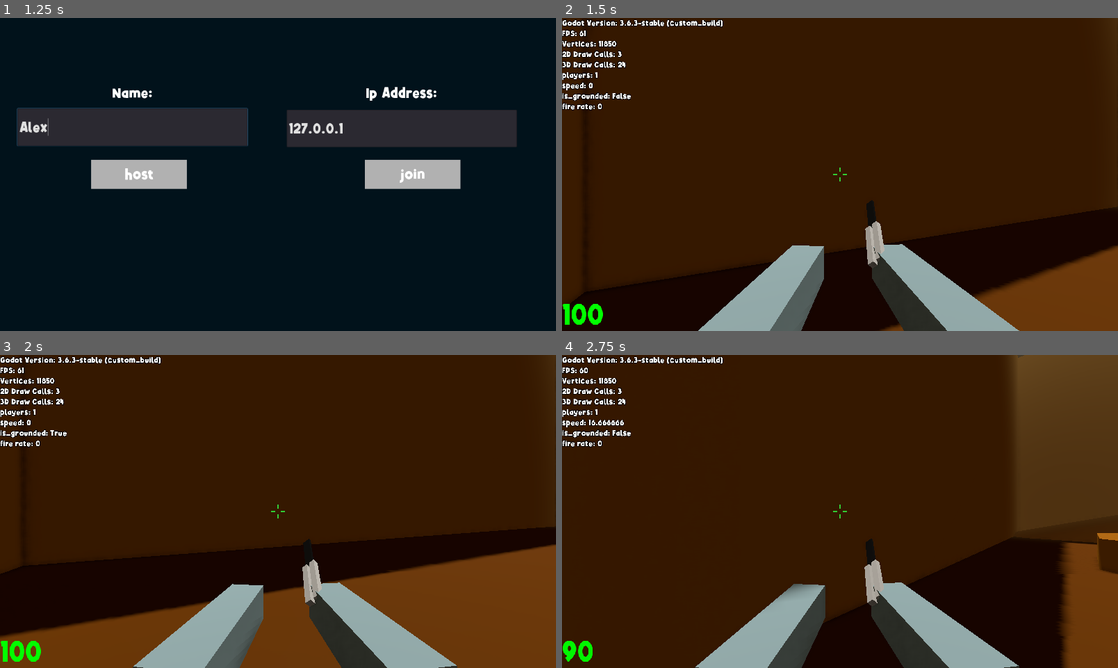
Above: before the commit, frames 1-4 (two rows, left to right).
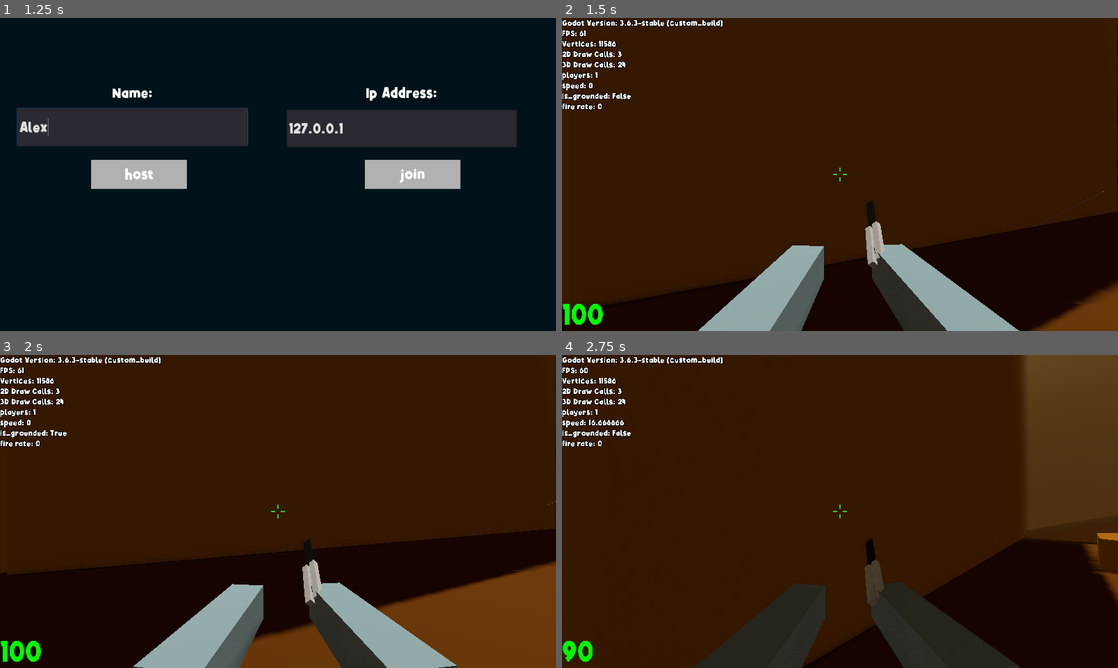
Above: after the commit, the same moments.

Repository: miklaskarjalainen/Togmen
Game: Godot game, scene res://source/scenes/title_screen.tscn
The game is run twice, just before and just after one commit, with the same random seed, the same clock (stepped at 60 frames per second) and the same inputs.
Inputs (mouse positions are in pixels of both pictures, inside the frame that each line leads up to):
- Up to frame 1 (1.25 s): click (133, 127) at 0.52 s; type "Alex" at 0.6 s
- Up to frame 2 (1.5 s): click "host" at 1.25 s
- Up to frame 3 (2 s): no input
- Up to frame 4 (2.75 s): move the mouse to (867, 511) at 2.02 s; hold W (forwards) from 2.03 s (still down); tap G (hurt) at 2.1 s; tap Space (jump) at 2.27 s

Frame 1 is identical in both runs. In frame 2, 5.9% of the frame differs, in the area x 1-100%, y 6-100%; in frame 3, 9.8%; in frame 4, 11%, in the area x 7-100%, y 0-100%.

Commit message:
baked lightning

Diff:
--- a/assets/props/barrel/barrel.tscn
+++ b/assets/props/barrel/barrel.tscn
@@ -370,6 +370,7 @@
 [node name="barrel" type="StaticBody"]
 
 [node name="aeddced2-e0d7-30d6-78f9-020b4a0afd64" type="MeshInstance" parent="."]
+use_in_baked_light = true
 mesh = SubResource( 1 )
 material/0 = null
 material/1 = null
@@ -379,6 +380,7 @@
 
 [node name="d048dddb-bbbb-bf39-1a21-daf8e28751d3" type="MeshInstance" parent="."]
 transform = Transform( 0.857167, 0, 0.515038, 0, 1, 0, -0.515038, 0, 0.857167, 0.0375, 0.634375, 0.1125 )
+use_in_baked_light = true
 mesh = SubResource( 5 )
 material/0 = null
 material/1 = null
@@ -388,6 +390,7 @@
 material/5 = null
 
 [node name="a741005a-ad6c-8bfd-953e-062d207e20a2" type="MeshInstance" parent="."]
+use_in_baked_light = true
 mesh = SubResource( 6 )
 material/0 = null
 material/1 = null
@@ -396,6 +399,7 @@
 material/4 = null
 
 [node name="6241056b-3699-8895-322f-ece14ac374bc" type="MeshInstance" parent="."]
+use_in_baked_light = true
 mesh = SubResource( 7 )
 material/0 = null
 material/1 = null
@@ -404,6 +408,7 @@
 material/4 = null
 
 [node name="73b68e1b-58bf-d377-6e22-e240a98aaaef" type="MeshInstance" parent="."]
+use_in_baked_light = true
 mesh = SubResource( 8 )
 material/0 = null
 material/1 = null
@@ -412,6 +417,7 @@
 material/4 = null
 
 [node name="ac1e5015-1119-ef95-6400-d362f01bef74" type="MeshInstance" parent="."]
+use_in_baked_light = true
 mesh = SubResource( 9 )
 material/0 = null
 
--- a/assets/props/ship_container/ship_container.tscn
+++ b/assets/props/ship_container/ship_container.tscn
@@ -84,25 +84,30 @@
 
 [node name="8ffa5127-1c6c-c92d-fbd4-5799d78e85be" type="MeshInstance" parent="."]
 transform = Transform( 0.997564, 0, -0.0697565, 0, 1, 0, 0.0697565, 0, 0.997564, -0.345486, 0.3125, 1.08061 )
+use_in_baked_light = true
 mesh = SubResource( 1 )
 material/0 = null
 
 [node name="29d5abfa-4e82-0d99-1875-4324e367df99" type="MeshInstance" parent="."]
 transform = Transform( 0.996195, 0, 0.0871557, 0, 1, 0, -0.0871557, 0, 0.996195, 0.21875, 0.3125, 1.09375 )
+use_in_baked_light = true
 mesh = SubResource( 2 )
 material/0 = null
 
 [node name="c2bc2447-cf34-7d4c-5881-d7d6691be792" type="MeshInstance" parent="."]
 transform = Transform( 0.976296, 0, 0.21644, 0, 1, 0, -0.21644, 0, 0.976296, -0.34375, 0.3125, -0.34375 )
+use_in_baked_light = true
 mesh = SubResource( 3 )
 material/0 = null
 
 [node name="1e1b1a95-c10f-121b-a622-bbbbc777a9ab" type="MeshInstance" parent="."]
 transform = Transform( 0.991445, 0, -0.130526, 0, 1, 0, 0.130526, 0, 0.991445, 0.21875, 0.3125, -0.34375 )
+use_in_baked_light = true
 mesh = SubResource( 4 )
 material/0 = null
 
 [node name="260a0ce3-836f-58b5-09f6-a5fdef9df205" type="MeshInstance" parent="."]
+use_in_baked_light = true
 mesh = SubResource( 5 )
 material/0 = null
 
--- a/source/worlds/mymap.tscn
+++ b/source/worlds/mymap.tscn
@@ -28,6 +28,7 @@
 
 [node name="floor" type="CSGBox" parent="world"]
 transform = Transform( 1, 0, 0, 0, 1, 0, 0, 0, 1, -44, -6, -22.6076 )
+use_in_baked_light = true
 width = 119.154
 height = 10.0
 depth = 180.425
@@ -38,6 +39,7 @@
 
 [node name="wall18" type="CSGCylinder" parent="world/floor"]
 transform = Transform( -1.5255e-09, -4.36848e-08, 1, -0.999391, 0.0348994, 0, -0.0348994, -0.999391, -4.37114e-08, 48.306, 9, 21.094 )
+use_in_baked_light = true
 operation = 2
 radius = 7.0
 height = 70.0
@@ -45,6 +47,7 @@
 
 [node name="wall" type="CSGBox" parent="world"]
 transform = Transform( 1, 0, 0, 0, 1, 0, 0, 0, 1, -16.5244, 18.6136, 73.5333 )
+use_in_baked_light = true
 width = 54.0
 height = 50.0
 depth = 20.0
@@ -52,6 +55,7 @@
 
 [node name="wall4" type="CSGBox" parent="world"]
 transform = Transform( 0, 0, 1, 0, 1, 0, -1, 0, 0, 20, 18.661, 23 )
+use_in_baked_light = true
 width = 82.0
 height = 50.0
 depth = 20.0
@@ -59,30 +63,35 @@
 
 [node name="wall9" type="CSGCylinder" parent="world"]
 transform = Transform( 0, 0, 1, 0, 1, 0, -1, 0, 0, -19.7619, 1.66103, -3.56031 )
+use_in_baked_light = true
 radius = 12.0
 height = 6.0
 material = ExtResource( 1 )
 
 [node name="wall10" type="CSGCylinder" parent="world"]
 transform = Transform( 0, 0, 1, 0, 1, 0, -1, 0, 0, -19.7619, 19.661, -3.56031 )
+use_in_baked_light = true
 radius = 7.0
 height = 30.0
 material = ExtResource( 1 )
 
 [node name="wall11" type="CSGCylinder" parent="world"]
 transform = Transform( 0, 0, 1, 0, 1, 0, -1, 0, 0, -66.7619, 1.66103, -28.5603 )
+use_in_baked_light = true
 radius = 12.0
 height = 6.0
 material = ExtResource( 1 )
 
 [node name="wall16" type="CSGCylinder" parent="world"]
 transform = Transform( 0, 0, 1, 0, 1, 0, -1, 0, 0, -43.7619, 2.66103, -13.5603 )
+use_in_baked_light = true
 radius = 12.0
 height = 8.0
 material = ExtResource( 1 )
 
 [node name="wall17" type="CSGCylinder" parent="world"]
 transform = Transform( 0, 0, 1, 0, 1, 0, -1, 0, 0, -43.7619, 8.66103, -13.5603 )
+use_in_baked_light = true
 radius = 12.0
 height = 4.0
 cone = true
@@ -90,43 +99,50 @@
 
 [node name="wall12" type="CSGCylinder" parent="world"]
 transform = Transform( 0, 0, 1, 0, 1, 0, -1, 0, 0, -40.694, 0.5, -45.514 )
+use_in_baked_light = true
 radius = 12.0
 height = 3.0
 material = ExtResource( 1 )
 
 [node name="wall13" type="CSGCylinder" parent="world"]
 transform = Transform( 0, 0, 1, 0, 1, 0, -1, 0, 0, -28.694, 0.5, 19.486 )
+use_in_baked_light = true
 radius = 12.0
 height = 3.0
 material = ExtResource( 1 )
 
 [node name="wall14" type="CSGCylinder" parent="world"]
 transform = Transform( 0, 0, 1, -0.965926, 0.258819, 0, -0.258819, -0.965926, 0, 5, 0.599999, 40 )
+use_in_baked_light = true
 radius = 7.0
 height = 58.0
 material = ExtResource( 1 )
 
 [node name="wall15" type="CSGCylinder" parent="world"]
 transform = Transform( 0, 0, 1, -1, -5.96046e-08, 0, 4.47035e-08, -1, 0, 5, 7.6, -14 )
+use_in_baked_light = true
 radius = 7.0
 height = 58.0
 material = ExtResource( 1 )
 
 [node name="wall18" type="CSGCylinder" parent="world"]
 transform = Transform( 0.012989, -0.514158, 0.857597, -0.956525, -0.2563, -0.139173, 0.291359, -0.818506, -0.495134, -12, -1.4, -59 )
+use_in_baked_light = true
 radius = 7.0
 height = 64.0
 material = ExtResource( 1 )
 
 [node name="wall5" type="CSGBox" parent="world"]
 transform = Transform( -0.422618, 0, 0.906308, 0, 1, 0, -0.906308, 0, -0.422618, 1.84344, 18.661, -59.2615 )
+use_in_baked_light = true
 width = 82.0
 height = 50.0
 depth = 20.0
 material = ExtResource( 1 )
 
 [node name="wall6" type="CSGBox" parent="world"]
-transform = Transform( -0.906308, 0, -0.422618, 0, 1, 0, 0.422618, 0, -0.906308, -57.1566, 18.661, -73.2616 )
+transform = Transform( -0.906308, 0, -0.422618, 0, 1, 0, 0.422618, 0, -0.906308, -46.6827, 20.9745, -75.9926 )
+use_in_baked_light = true
 width = 116.0
 height = 50.0
 depth = 20.0
@@ -134,6 +150,7 @@
 
 [node name="wall7" type="CSGBox" parent="world"]
 transform = Transform( 0.422618, 0, -0.906308, 0, 1, 0, 0.906308, 0, 0.422618, -91.4701, 18.661, -10.2616 )
+use_in_baked_light = true
 width = 82.0
 height = 50.0
 depth = 20.0
@@ -141,6 +158,7 @@
 
 [node name="wall2" type="CSGBox" parent="world"]
 transform = Transform( 0.582719, 0, -0.812674, 0, 1, 0, 0.812674, 0, 0.582719, -64.2453, 18.6136, 23.5333 )
+use_in_baked_light = true
 width = 116.0
 height = 50.0
 depth = 20.0
